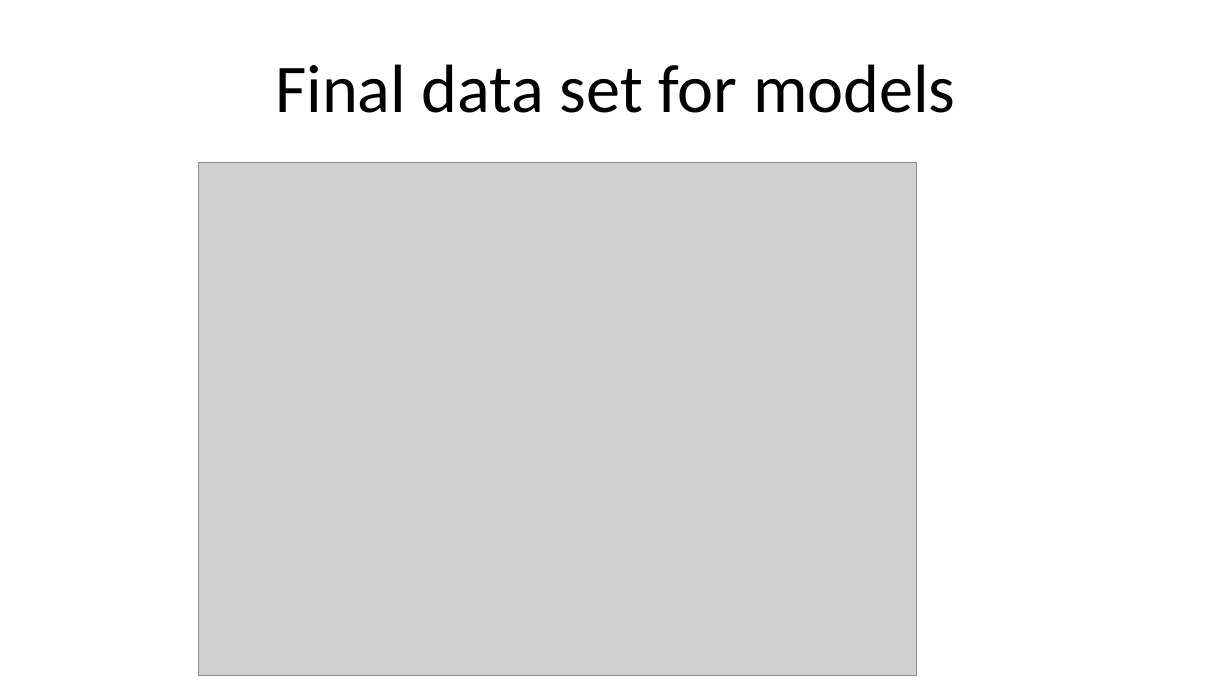
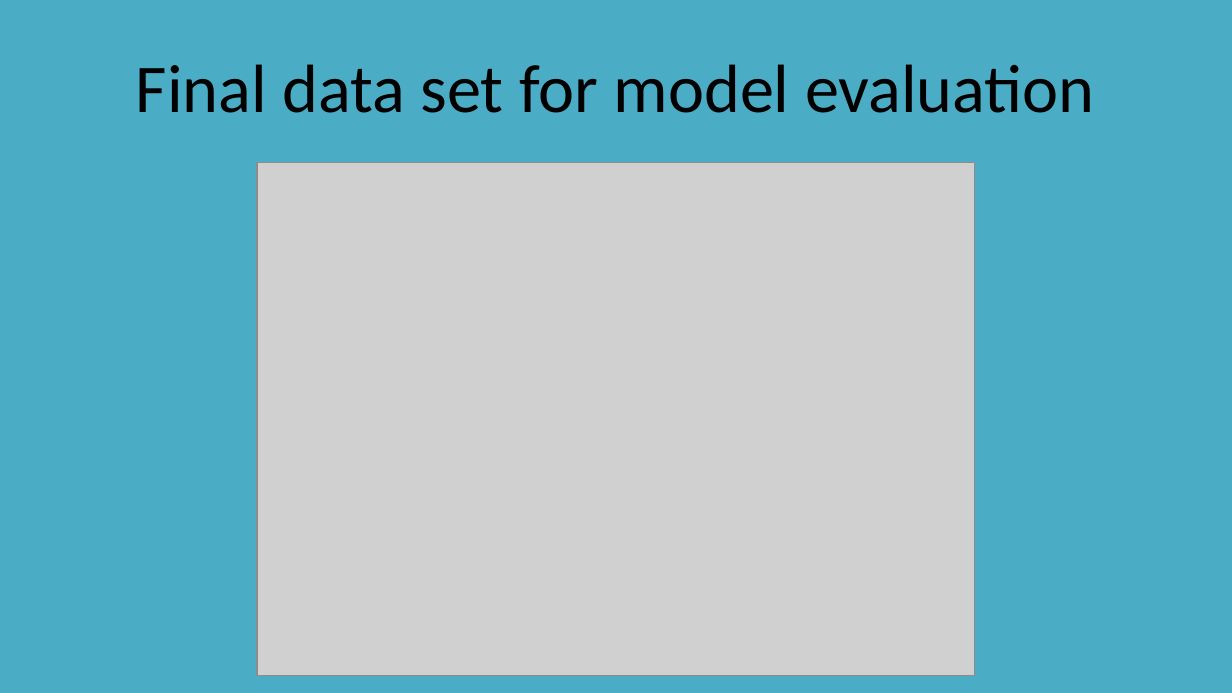
Before and after one commit to CharlesFung87/Coursera_Capstone, a slide deck: slide 14 of Olympic host cities presentation.pptx. Drawn at 1232x693 pixels with LibreOffice and Linux fonts; fonts in the diff are those of the drawing; grey boxes stand for pictures. Boxes give left, top, right and bottom in pixels: in the first picture for what was removed or moved away, otherwise in the second. Text is boxed around its words. In the diff, an @@ line names an element or a change of style, - is before the commit and + after.

```diff
--- a/Olympic host cities presentation.pptx
+++ b/Olympic host cities presentation.pptx
@@ background #FFFFFF to #4BACC6 @@
@@ text at (136, 64, 1095, 113): text changed @@
-Final data set for models
+Final data set for model evaluation
@@ picture: place and size @@
-picture at (198, 162, 917, 675)
+picture at (257, 162, 976, 675)
```
Also in this commit, not shown: 18 other slides changed, 4 other files.
